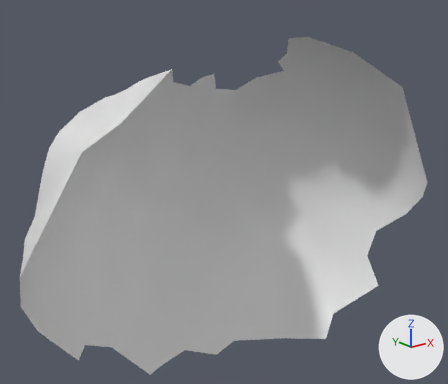
The OBJ model res/final/onecam_fullvolume/18/cleanedup/FullVolium.000647.obj, before and after one commit.
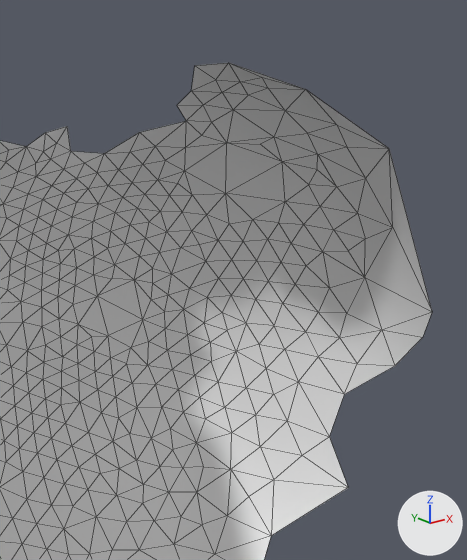
Each version appears first whole from a 50 mm lens placed at (-586.7, -845.1, 1219.1), pointed at (-452.7, -677.6, 1152.1), and next in a close-up on the part from 39% to 100% of the width and 0% to 85% of the height. Every picture has the same lights, and +X, +Y and +Z are marked at lower right. The close-ups show mesh edges as thin lines. Where no turn or scale is listed for an object, it has been applied to the vertices.

The first close-up shows 'FullVolium.000647'.
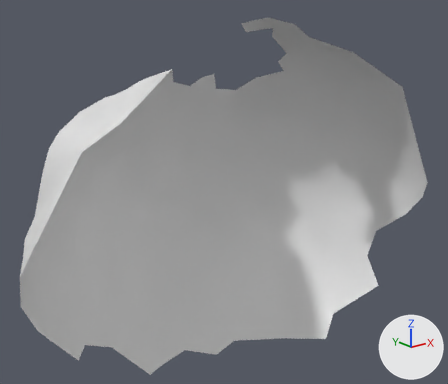
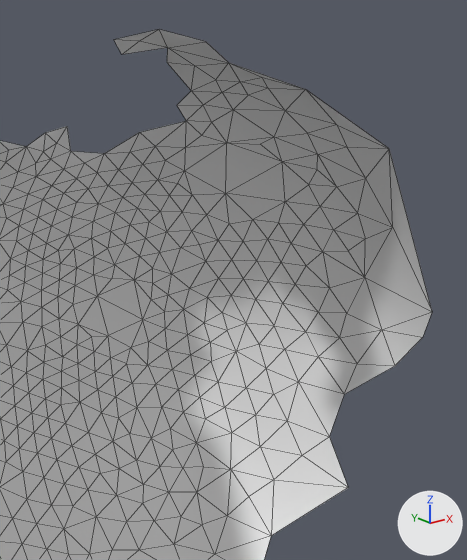
Boxes (x1, y1, x2, y2) around the edits, measured in the close-ups (467 x 560 px):
'FullVolium.000647', reshaped
    before: (0, 63, 432, 560)
    after: (0, 29, 432, 560)
part 1 of me_fullvolium_000647, added
    after: (114, 29, 229, 91)

The change, as a list of edits to the scene's bpy script:
```text
Change me_fullvolium_000647:
    where me_fullvolium_000647.from_pydata(...)  # 548 vertices, 1056 faces; spans x -529.9..-384.4, y -717.1..-636.3, z 1077.8..1206.6
    used by ob_fullvolium_000647; location = (0.0, 0.0, 0.0)
    verts and faces of me_fullvolium_000647; kept vertices keep their numbers, new ones are numbered from 548
    before: 534 (-427.6, -682.1, 1200.2) at pixel (191, 90), 541 (-432.7, -688.0, 1205.8) at pixel (194, 65), 542 (-430.4, -695.1, 1206.6) at pixel (228, 62)
    me_fullvolium_000647 part 1
    add verts[548] = (-435.6, -683.0, 1206.3)  # pixel (167, 62)
    add verts[549] = (-441.0, -688.8, 1209.5)  # pixel (167, 47)
    add verts[550] = (-441.4, -699.6, 1211.0)  # pixel (205, 41)
    add verts[551] = (-449.3, -695.4, 1213.3)  # pixel (159, 29)
    add verts[552] = (-449.2, -689.9, 1211.0)  # pixel (139, 41)
    add verts[553] = (-449.9, -685.6, 1208.4)  # pixel (121, 54)
    add verts[554] = (-455.0, -689.2, 1211.4)  # pixel (113, 39)
    add faces += [(552, 553, 554), (551, 552, 554), (541, 548, 549), (549, 553, 552), (534, 548, 541), (549, 552, 551)]
    add faces += [(549, 551, 550), (541, 549, 542), (542, 549, 550)]
```
